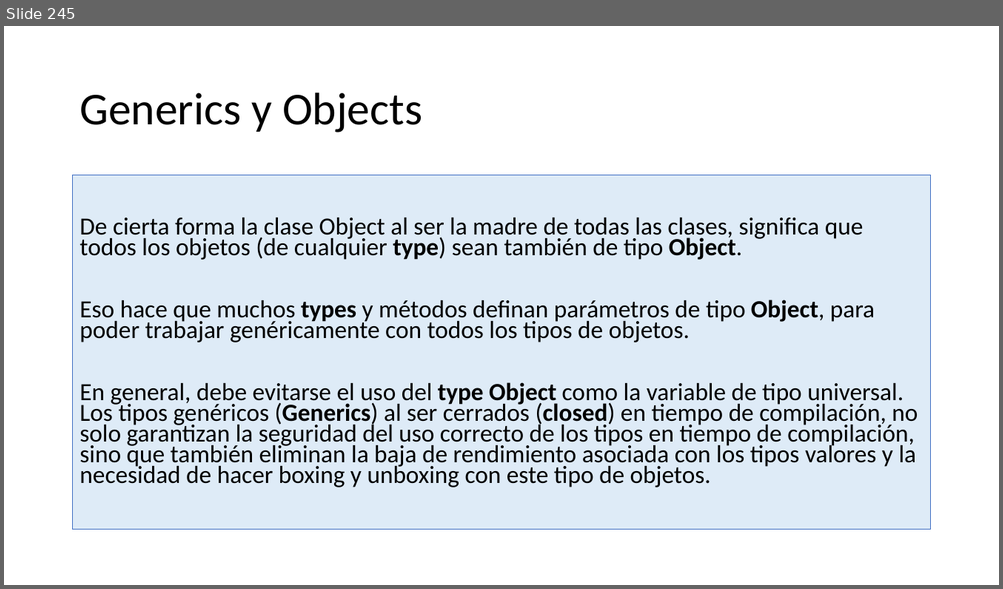
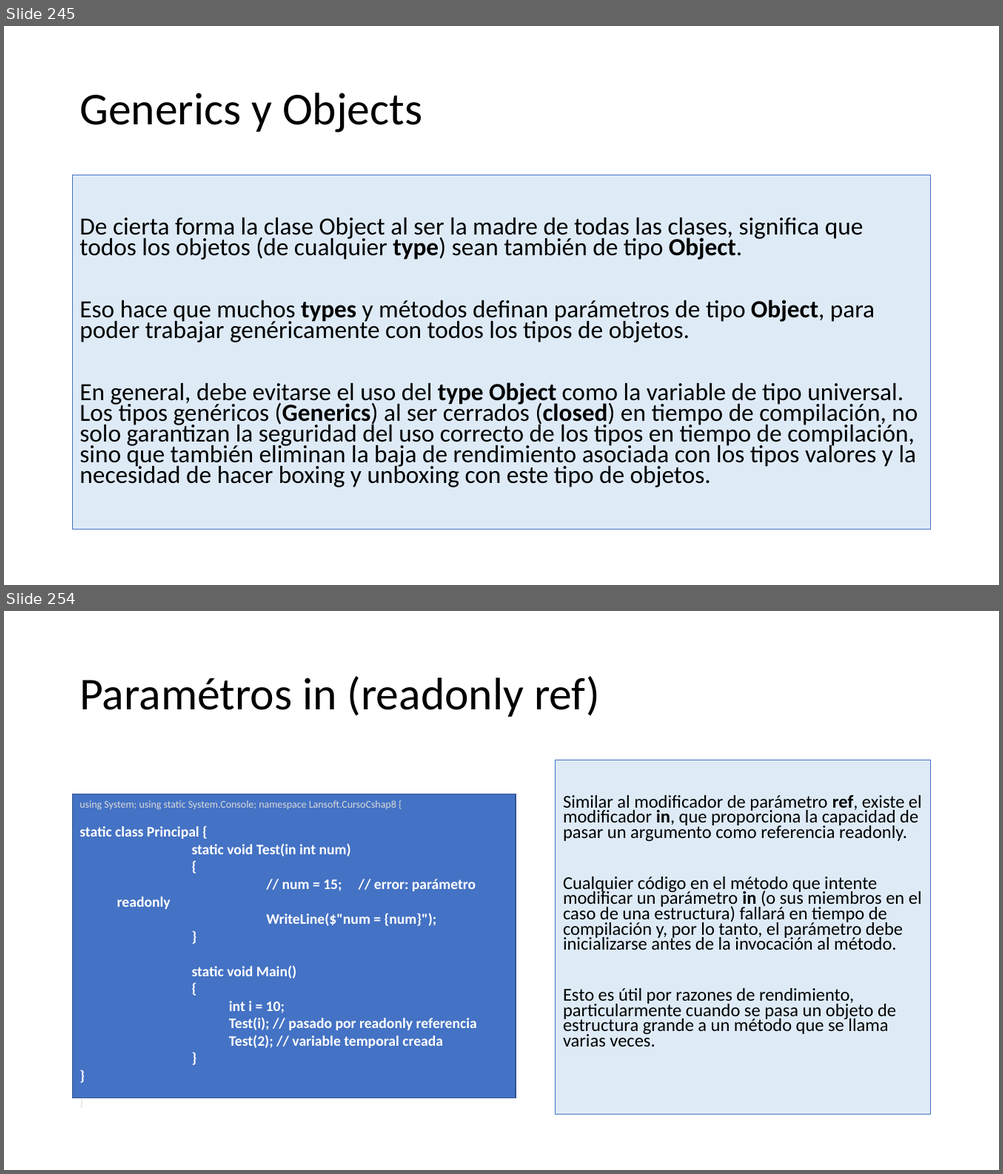
Before and after one commit to AlbertOsinaga/CursoCSharp__8, a slide deck: CSharpQuickReferencia.pptx. Shown one above the other, each under a label of ours: slide 245 before the commit, slides 245 and 254 after it; the slides between them are not shown. The pictures are 1003x589 and 1003x1174 pixels, drawn with LibreOffice and Linux fonts; fonts in the diff are those of the drawing. Boxes give left, top, right and bottom in pixels: in the first picture for what was removed or moved away, otherwise in the second. Text is boxed around its words. In the diff, an @@ line names an element or a change of style, - is before the commit and + after.

```diff
--- a/CSharpQuickReferencia.pptx
+++ b/CSharpQuickReferencia.pptx
@@ slide 254 added at (x1=4, y1=611, x2=999, y2=1170), background #FFFFFF @@
@@ title added at (x1=79, y1=676, x2=600, y2=717), 44 pt, text #000000 @@
+Paramétros in (readonly ref)
@@ text added at (x1=555, y1=760, x2=930, y2=1116), fill #DEEBF7, outline #4472C4 0.75 pt, 17.5 pt, text #000000 @@
+Similar al modificador de parámetro ref, existe el modificador in, que proporciona la capacidad de pasar un argumento como referencia readonly.
+Cualquier código en el método que intente modificar un parámetro in (o sus miembros en el caso de una estructura) fallará en tiempo de compilación y, por lo tanto, el parámetro debe inicializarse antes de la invocación al método.
+Esto es útil por razones de rendimiento, particularmente cuando se pasa un objeto de estructura grande a un método que se llama varias veces.
@@ rectangle added at (x1=73, y1=795, x2=516, y2=1098), fill #4472C4, outline #325491 1 pt, 14 pt, text #FFFFFF, bold @@
+using System; using static System.Console; namespace Lansoft.CursoCshap8 {
+static class Principal {
+  static void Test(in int num)
+  {
+  // num = 15; // error: parámetro readonly
+  WriteLine($"num = {num}");
+  }
+  static void Main()
+  {
+    int i = 10;
+    Test(i); // pasado por readonly referencia
+    Test(2); // variable temporal creada
+  }
+}
+}
```
Also in this commit, not shown: 9 other slides added.
